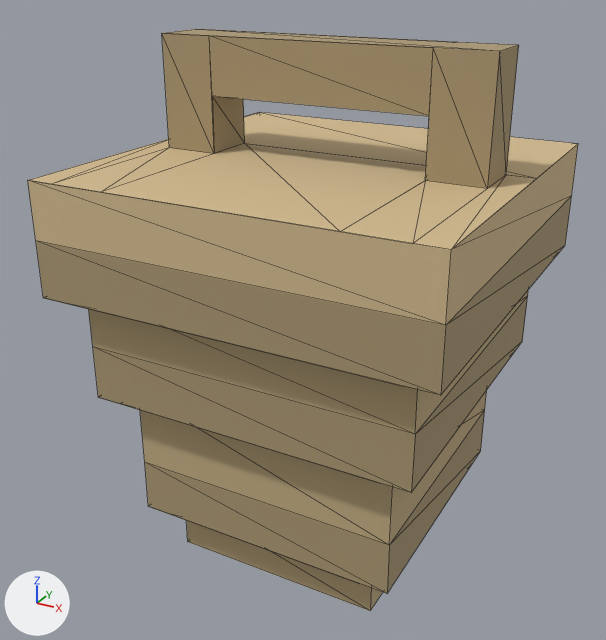
What one commit did to the glTF model assets/interiores/cesta_muestras_producto_01.glb.
The view is the same before and after, from a 50 mm lens placed at (0.94, -1.832, 1.544), pointed at (-0.045, -0.04, 0.648). Every picture has the same lights, and +X, +Y and +Z are marked at lower left. The older version comes first. Mesh edges are drawn as thin lines. Vertices at exactly the same position are counted once.

In view in the first picture: 'cesta_muestras_producto'.
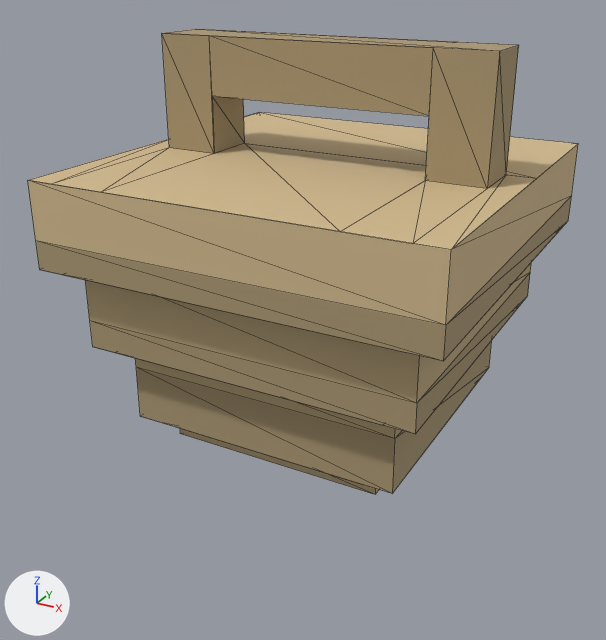
The newer file is also turned or shifted as a whole; pictures and numbers use the older file's frame.

Boxes [x1, y1, x2, y2] around the edits, measured in the pictures (606 x 640 px; the box of a moved part takes in the faces that stretch with it):
'cesta_muestras_producto', reshaped (20% shorter): before [28, 29, 578, 611]; after [28, 29, 578, 494]
part 1 of me_cesta_muestras_producto, moved or reshaped: before [36, 197, 571, 434]; after [36, 197, 571, 403]
part 2 of me_cesta_muestras_producto, moved or reshaped: before [93, 296, 528, 545]; after [90, 273, 530, 439]
part 3 of me_cesta_muestras_producto, moved or reshaped: before [145, 410, 485, 594]; after [136, 340, 492, 494]
part 4 of me_cesta_muestras_producto, moved or reshaped: before [186, 520, 383, 611]; after [180, 428, 378, 494]

The change in detail:
me_cesta_muestras_producto is used by ob_cesta_muestras_producto; location (0.0, 0.0, 0.0).
me_cesta_muestras_producto had 82 vertices, 118 faces and spanned x -0.5..0.5, y -0.5..0.5, z 0.0..1.357.
me_cesta_muestras_producto now has 82 vertices, 118 faces and spans x -0.5..0.5, y -0.5..0.5, z 0.357..1.357.
me_cesta_muestras_producto part 1: all 16 vertices in x -0.5..0.5, y -0.5..0.5, z 0.643..0.786 are moved by (0.0, 0.0, 0.071).
me_cesta_muestras_producto part 2: all 12 vertices in x -0.429..0.429, y -0.429..0.429, z 0.5 are moved by (0.0, 0.0, 0.143).
me_cesta_muestras_producto part 3: all 16 vertices in x -0.357..0.357, y -0.357..0.357, z 0.143..0.286 are moved by (0.0, 0.0, 0.286).
me_cesta_muestras_producto part 4: all 4 vertices in x -0.286..0.286, y -0.286..0.286, z 0.0 are moved by (0.0, 0.0, 0.357).
